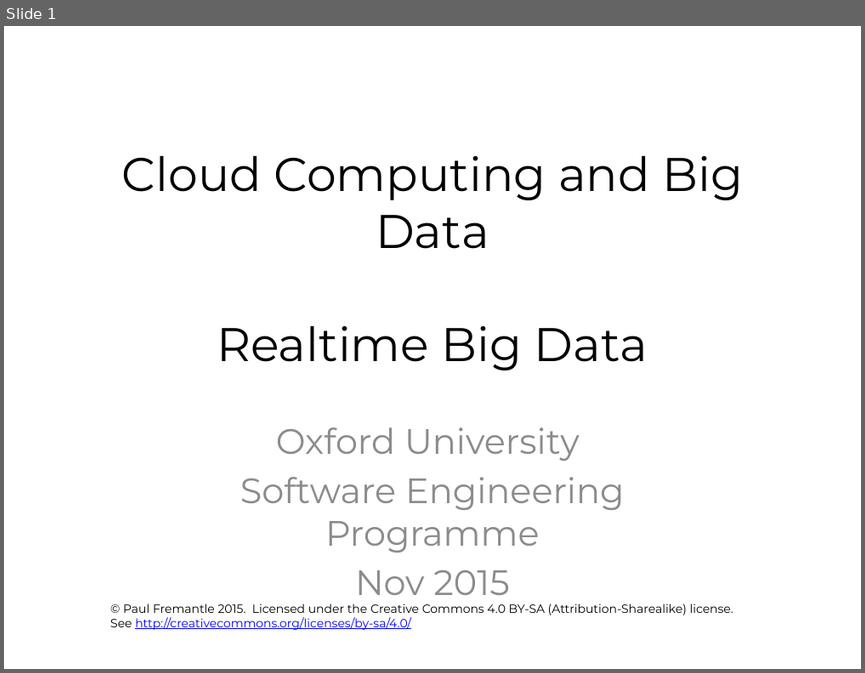
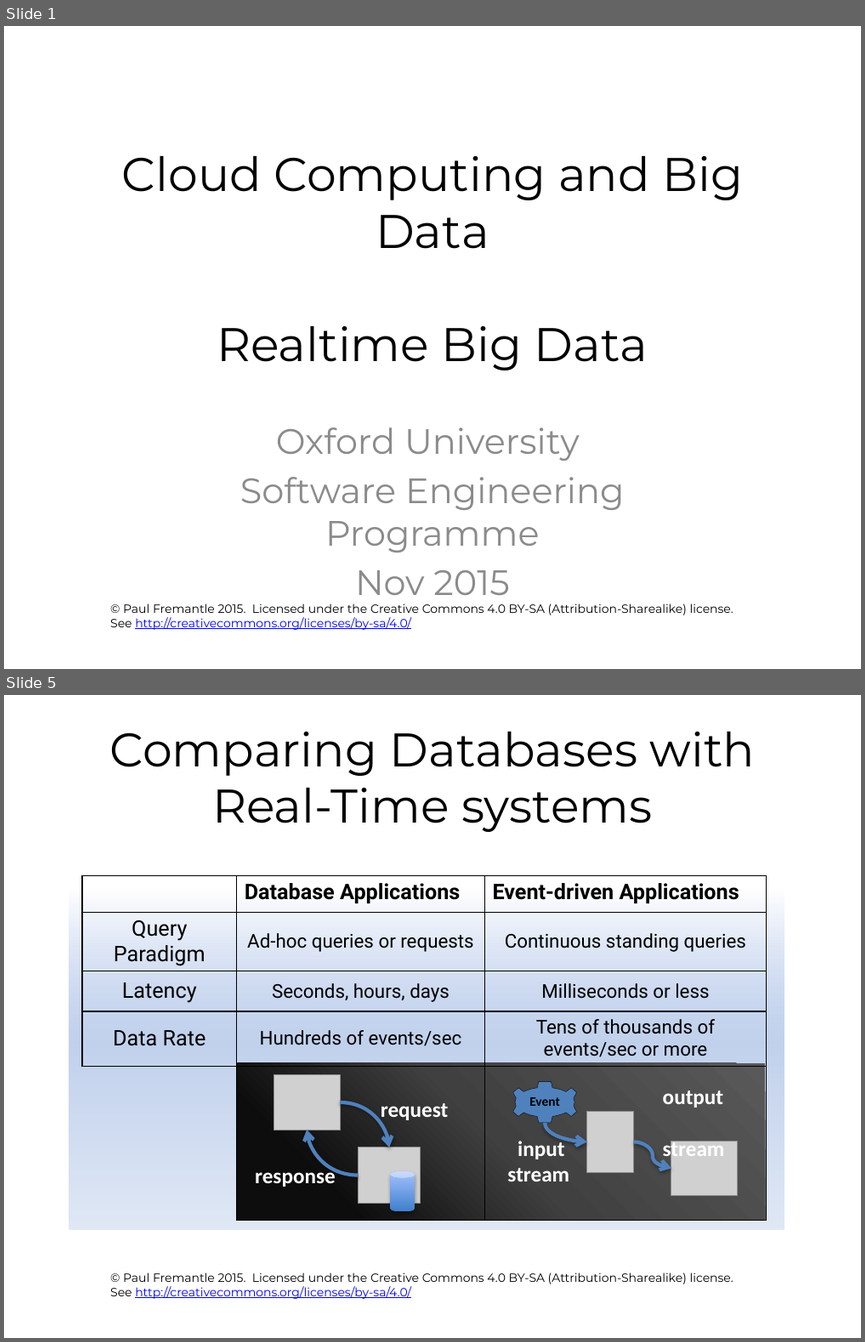
Before and after one commit to pzfreo/ox-clo, a slide deck: pres-source/11-realtime-bigdata.pptx. Shown one above the other, each under a label of ours: slide 1 before the commit, slides 1 and 5 after it; the slides between them are not shown. The pictures are 865x673 and 865x1342 pixels, drawn with LibreOffice and Linux fonts; fonts in the diff are those of the drawing; grey boxes stand for pictures; background and template pictures are left out. Boxes give left, top, right and bottom in pixels: in the first picture for what was removed or moved away, otherwise in the second. Text is boxed around its words. In the diff, an @@ line names an element or a change of style, - is before the commit and + after.

```diff
--- a/pres-source/11-realtime-bigdata.pptx
+++ b/pres-source/11-realtime-bigdata.pptx
@@ slide 5 added at [4,695,861,1338], background #FFFFFF; not listed: 1 template element that a slide beside it also shows @@
@@ title added at [110,732,755,832], 39.6 pt, text #000000 @@
+Comparing Databases with Real-Time systems
@@ round same rect added at [69,861,783,1229], fill gradient #9AB5E4 to #C2D1ED to #E1E8F5 @@
@@ table added at [82,876,766,1220], 5 rows, 3 columns @@
+ | Database Applications | Event-driven Applications
+Query Paradigm | Ad-hoc queries or requests | Continuous standing queries
+Latency | Seconds, hours, days | Milliseconds or less
+Data Rate | Hundreds of events/sec | Tens of thousands of events/sec or more
+ |  | 
@@ group added at [236,1063,765,1220]: 5 texts, 4 pictures, 4 curved arrows, 1 rectangle, 1 cylinder, 1 gear @@
+request
+response
+Event
+output
+stream
+input
+stream
```
Also in this commit, not shown: 17 other slides added.
